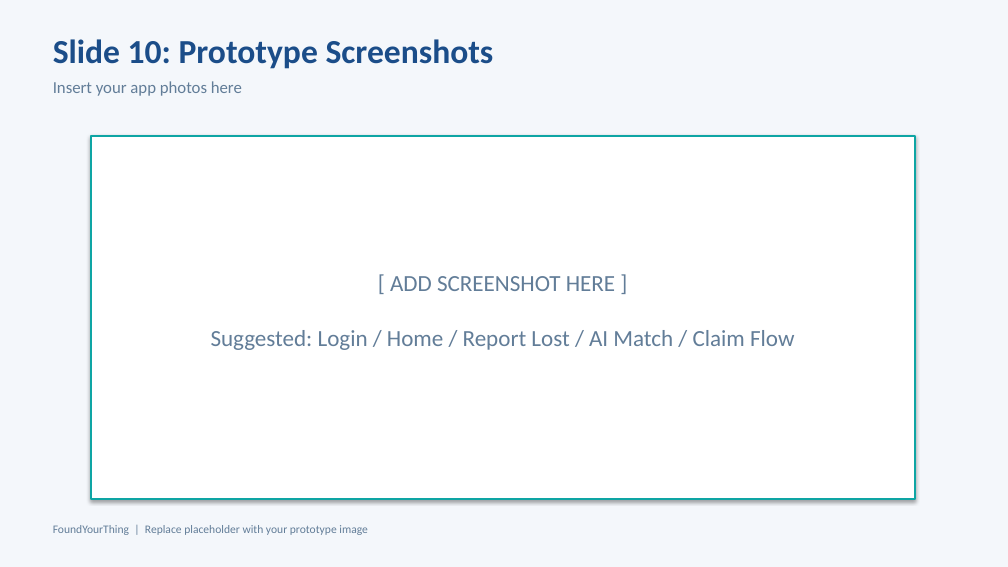
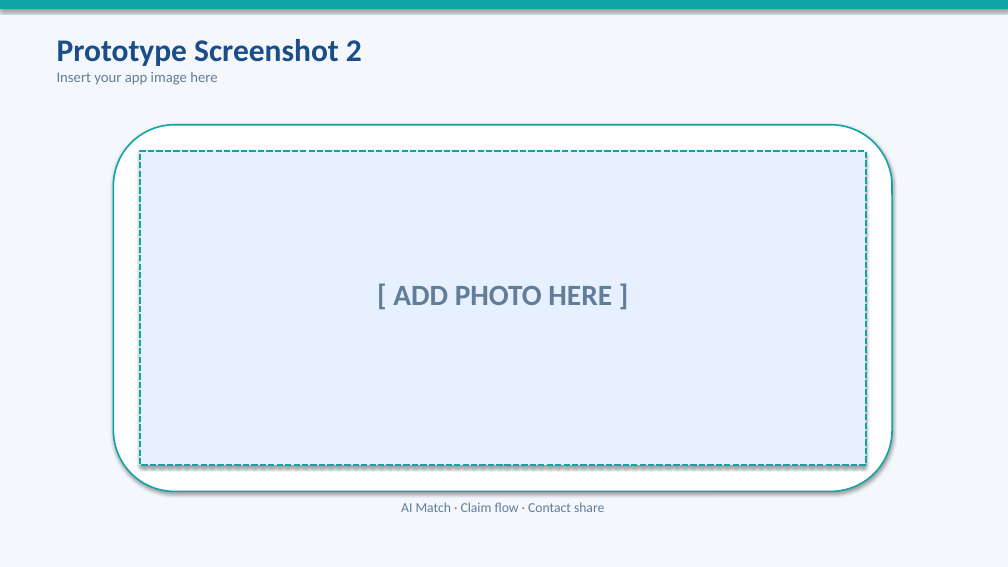
Before and after one commit to sainihalmeda-ai/FoundYourThing, a slide deck: slide 10 of docs/FoundYourThing_IdeaQuest2026.pptx. Drawn at 1008x567 pixels with LibreOffice and Linux fonts; fonts in the diff are those of the drawing. Boxes give left, top, right and bottom in pixels: in the first picture for what was removed or moved away, otherwise in the second. Text is boxed around its words. In the diff, an @@ line names an element or a change of style, - is before the commit and + after.

```diff
--- a/docs/FoundYourThing_IdeaQuest2026.pptx
+++ b/docs/FoundYourThing_IdeaQuest2026.pptx
@@ rectangle added at bbox=[0, 0, 1008, 9], fill #0EA5A4 @@
@@ text at bbox=[57, 39, 362, 85]: text changed; size 32 to 14 pt; text colour #1B4D89 to #627D98; bold off @@
-Slide 10: Prototype Screenshots
-Insert your app photos here
+Prototype Screenshot 2
+Insert your app image here
@@ rounded rectangle added at bbox=[113, 125, 892, 492], fill #FFFFFF, outline #0EA5A4 1.5 pt @@
@@ rectangle: place and size @@
-rectangle at bbox=[91, 136, 915, 499]
+rectangle at bbox=[140, 151, 866, 465]
@@ rectangle at bbox=[140, 151, 866, 465]: fill #FFFFFF to #E6F0FF; outline #0EA5A4 2 pt to #0EA5A4 2 pt dashed @@
@@ text "[ ADD PHOTO HERE ]" at bbox=[393, 286, 612, 305]: vertical alignment middle to top @@
@@ text at bbox=[393, 286, 612, 305]: text changed; size 22 to 28 pt; bold on @@
-[ ADD SCREENSHOT HERE ]
-Suggested: Login / Home / Report Lost / AI Match / Claim Flow
+[ ADD PHOTO HERE ]
@@ text added at bbox=[401, 502, 604, 512], 13 pt, text #627D98 @@
+AI Match · Claim flow · Contact share
@@ text removed at bbox=[53, 525, 368, 535] @@
-FoundYourThing | Replace placeholder with your prototype image
```
Also in this commit, not shown: 7 other slides changed, 2 slides added, 2 slides removed, 1 other file.
